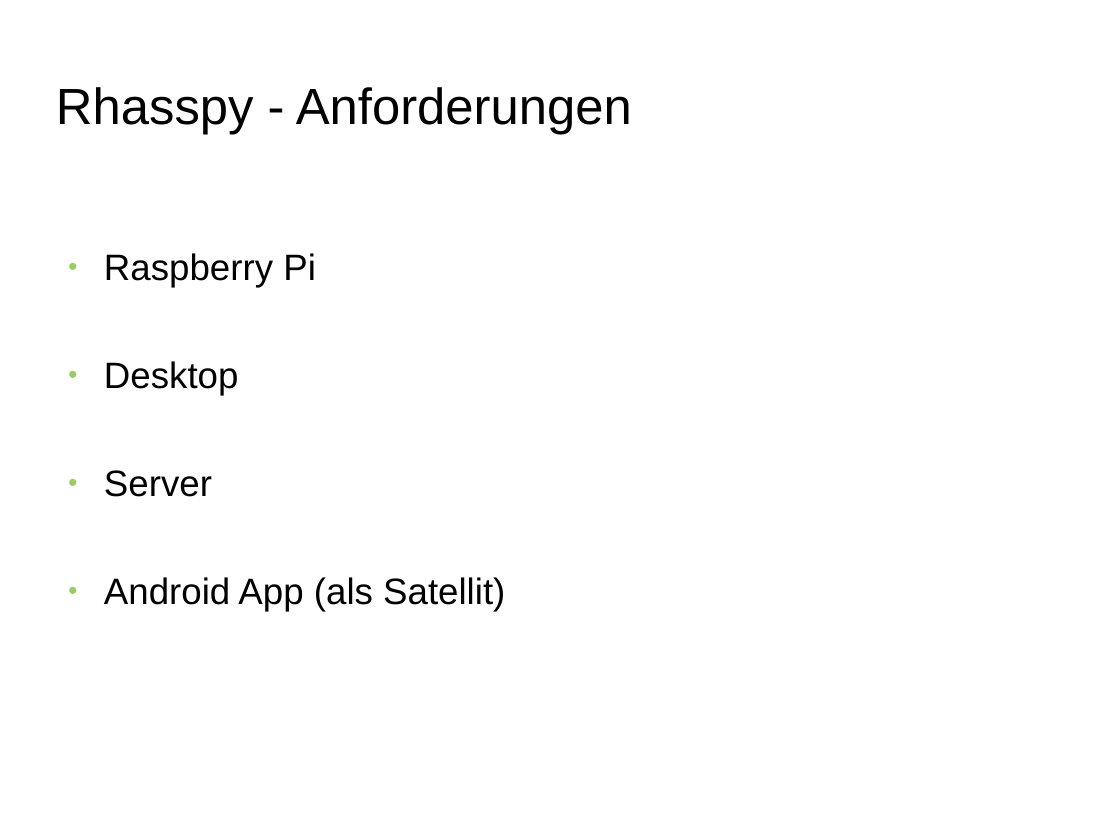
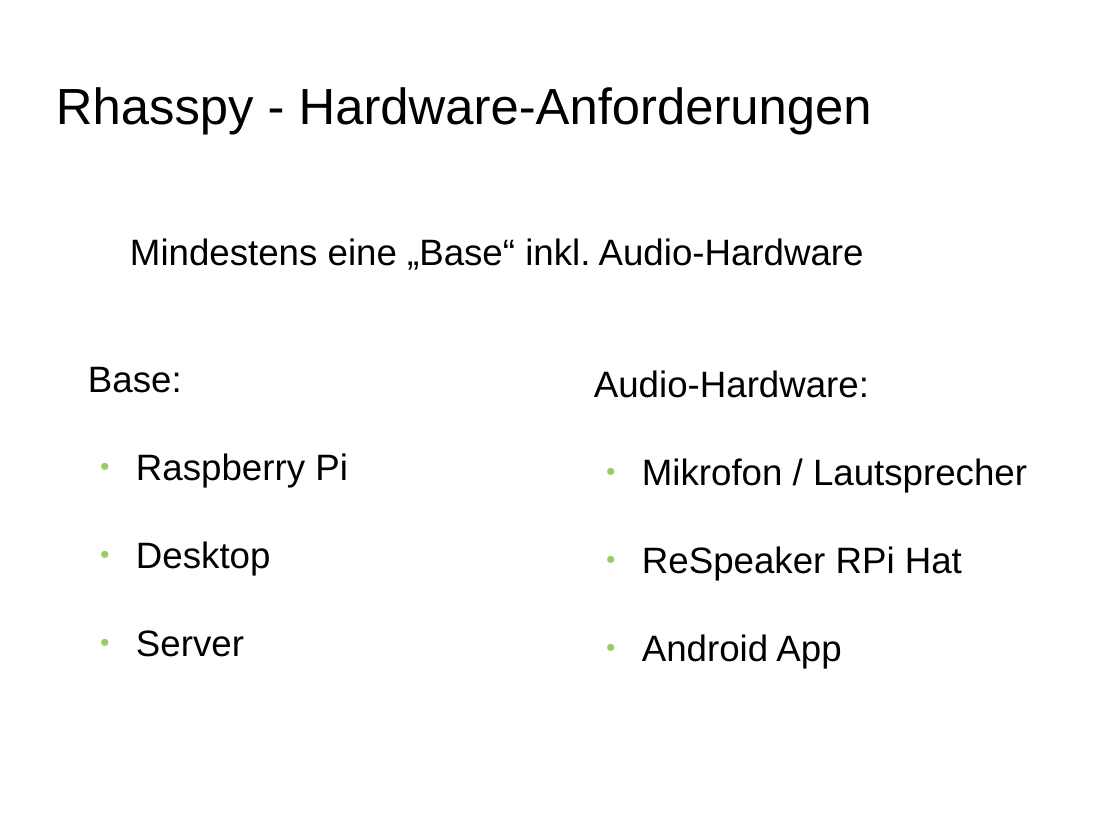
Before and after one commit to drhirn/fhem-rhasspy, a slide deck: slide 3 of fhem-rhasspy.odp. Drawn at 1120x840 pixels with LibreOffice and Linux fonts; fonts in the diff are those of the drawing; background and template pictures are left out. Boxes give left, top, right and bottom in pixels: in the first picture for what was removed or moved away, otherwise in the second. Text is boxed around its words. In the diff, an @@ line names an element or a change of style, - is before the commit and + after.

```diff
--- a/fhem-rhasspy.odp
+++ b/fhem-rhasspy.odp
@@ title at (56,87,872,134): text changed @@
-Rhasspy - Anforderungen
+Rhasspy - Hardware-Anforderungen
@@ text added at (130,238,864,270), 26 pt, text #000000 @@
+Mindestens eine „Base“ inkl. Audio-Hardware
@@ text "Base:": place and size @@
-text "Base:" at (104,253,505,612)
+text "Base:" at (88,366,348,657)
@@ text at (88,366,182,393): paragraph added @@
+Base:
@@ text added at (594,370,1027,668), 26 pt, text #000000 @@
+Audio-Hardware:
+● Mikrofon / Lautsprecher
+● ReSpeaker RPi Hat
+● Android App
@@ text at (136,453,348,657): less space between paragraphs @@
@@ text at (104,577,505,612): paragraph removed @@
-● Android App (als Satellit)
```
Also in this commit, not shown: 5 other slides changed, 2 other files.
